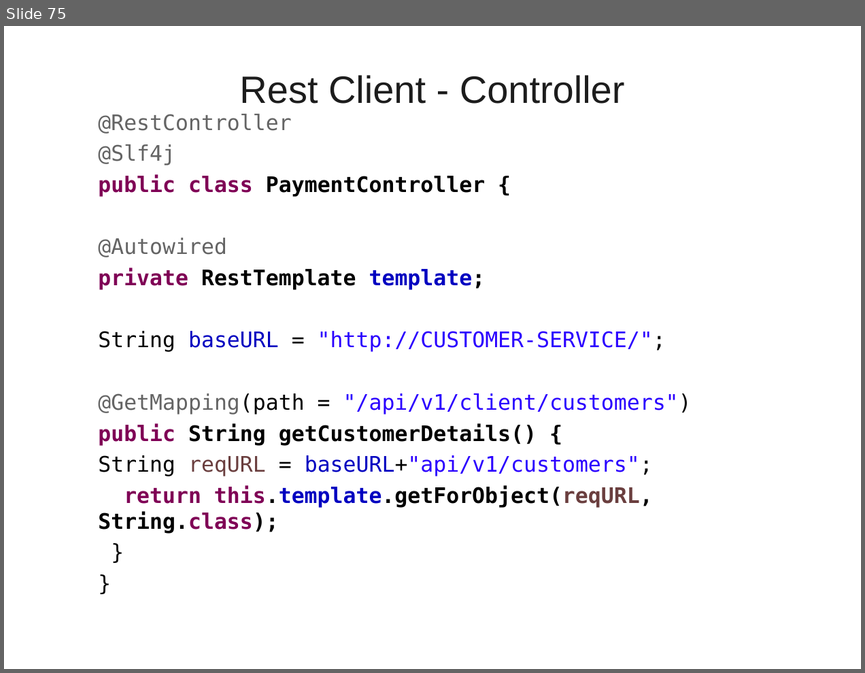
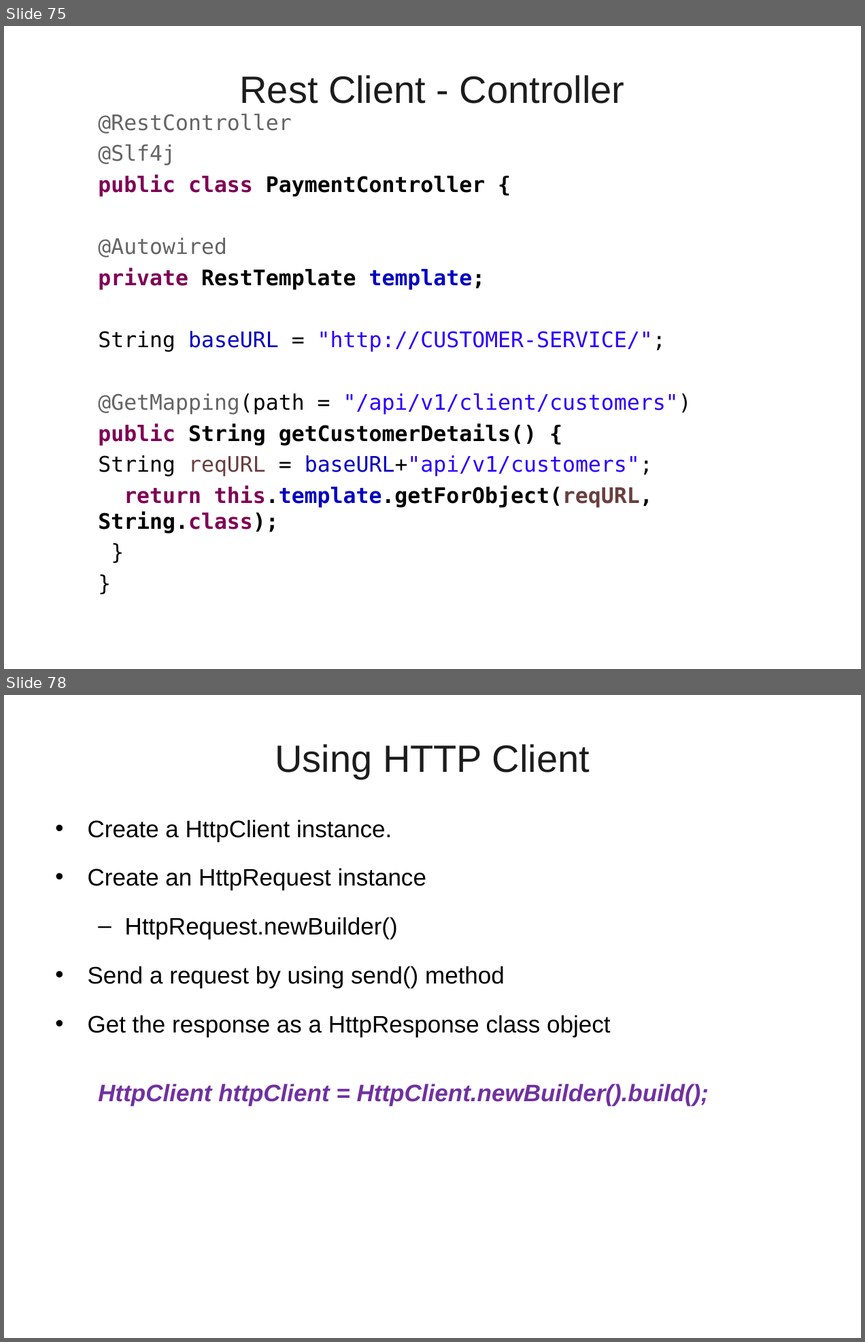
Before and after one commit to vatsanTraining/training_aug_2023, a slide deck: Spring_Aop.ppt. Shown one above the other, each under a label of ours: slide 75 before the commit, slides 75 and 78 after it; the slides between them are not shown. The pictures are 865x673 and 865x1342 pixels, drawn with LibreOffice and Linux fonts; fonts in the diff are those of the drawing; background and template pictures are left out. Boxes give left, top, right and bottom in pixels: in the first picture for what was removed or moved away, otherwise in the second. Text is boxed around its words. In the diff, an @@ line names an element or a change of style, - is before the commit and + after.

```diff
--- a/Spring_Aop.ppt
+++ b/Spring_Aop.ppt
@@ slide 78 added at <box>4,695,861,1338</box>, background picture (left out) @@
@@ title added at <box>275,744,589,779</box>, 32 pt, text #1C1C1C @@
+Using HTTP Client
@@ text added at <box>88,819,708,1106</box>, 20 pt, text #000000 @@
+• Create a HttpClient instance.
+• Create an HttpRequest instance
+  – HttpRequest.newBuilder()
+• Send a request by using send() method
+• Get the response as a HttpResponse class object
+  HttpClient httpClient = HttpClient.newBuilder().build();
```
Also in this commit, not shown: 5 other slides added.
